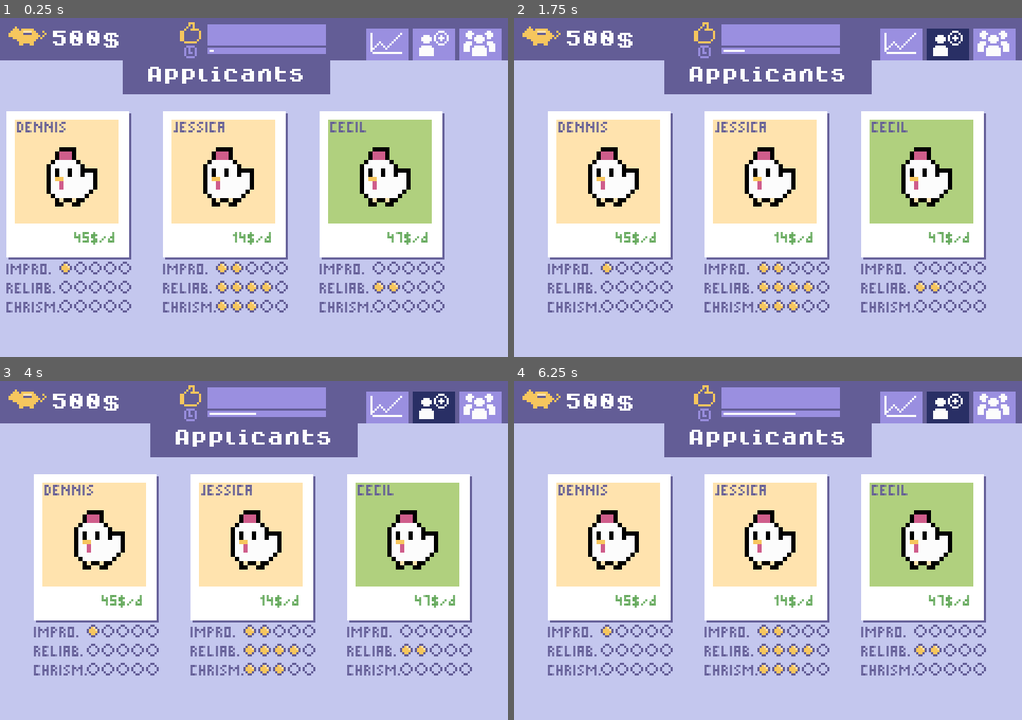
Above: before the commit, frames 1-4 (two rows, left to right).
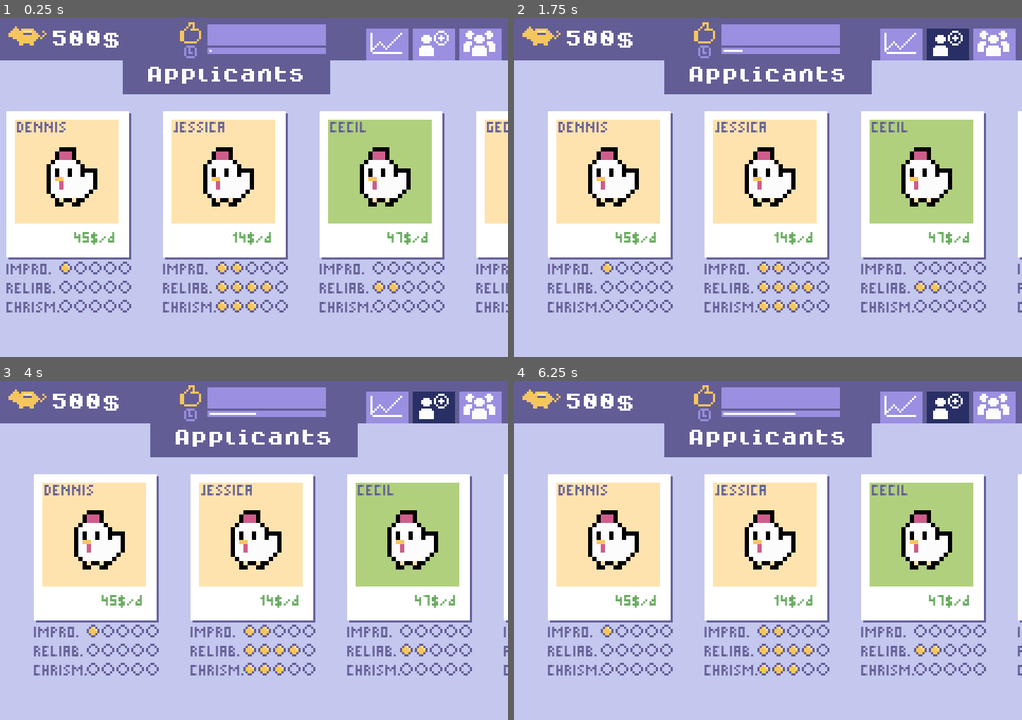
Above: after the commit, the same moments.

Repository: Milchreis/Mascot-Management
Game: Godot game, scene res://scenes/MainScene.tscn
Same seed, same stepped clock (60 frames per second), same inputs: the game is played once before the commit and once after it.
Inputs (mouse positions are in pixels of both pictures, inside the frame that each line leads up to):
- Up to frame 1 (0.25 s): no input
- Up to frame 2 (1.75 s): click (900, 45) at 0.5 s; click (945, 45) at 1.25 s
- Up to frame 3 (4 s): click (482, 408) at 2 s; click (386, 408) at 2.75 s; click (431, 408) at 3.5 s
- Up to frame 4 (6.25 s): click (996, 408) at 4.25 s; click (900, 408) at 5 s; click (945, 408) at 5.75 s

The runs differ from the first frame. In frame 1, 3.0% of the frame differs, in the area x 41-100%, y 9-87%; in frame 2, 0.4%; in frame 3, 0.4%; in frame 4, 0.4%.

Commit message:
Sound and animation on balance changes

Diff:
--- /dev/null
+++ b/gfx/Scroll_theme.tres
@@ -0,0 +1,23 @@
+[gd_resource type="Theme" load_steps=6 format=2]
+
+[sub_resource type="StyleBoxFlat" id=7]
+bg_color = Color( 0.388235, 0.364706, 0.588235, 1 )
+expand_margin_left = 8.0
+
+[sub_resource type="StyleBoxEmpty" id=11]
+
+[sub_resource type="StyleBoxEmpty" id=12]
+
+[sub_resource type="StyleBoxFlat" id=8]
+bg_color = Color( 0.768627, 0.780392, 0.933333, 1 )
+expand_margin_left = 8.0
+anti_aliasing = false
+
+[sub_resource type="StyleBoxLine" id=10]
+
+[resource]
+VScrollBar/styles/grabber = SubResource( 7 )
+VScrollBar/styles/grabber_highlight = SubResource( 11 )
+VScrollBar/styles/grabber_pressed = SubResource( 12 )
+VScrollBar/styles/scroll = SubResource( 8 )
+VScrollBar/styles/scroll_focus = SubResource( 10 )
--- a/scenes/Desk.tscn
+++ b/scenes/Desk.tscn
@@ -6,6 +6,7 @@
 [ext_resource path="res://gfx/balance.png" type="Texture" id=4]
 [ext_resource path="res://gfx/client-satisfaction.png" type="Texture" id=5]
 [ext_resource path="res://gfx/clock.png" type="Texture" id=6]
+[ext_resource path="res://sfx/positiveBalance.wav" type="AudioStream" id=7]
 
 [node name="Desk" type="Control"]
 margin_right = 240.0
@@ -52,7 +53,7 @@
 margin_right = 27.0
 margin_bottom = 2.0
 max_value = 1.0
-step = 0.01
+step = 0.001
 texture_under = ExtResource( 2 )
 texture_progress = ExtResource( 3 )
 nine_patch_stretch = true
@@ -108,3 +109,16 @@
 margin_bottom = 15.0
 theme = ExtResource( 1 )
 text = "5000$"
+
+[node name="ChangeAmount" type="Label" parent="Appbar/Balance"]
+visible = false
+margin_left = 24.0
+margin_top = 7.0
+margin_right = 75.0
+margin_bottom = 15.0
+theme = ExtResource( 1 )
+text = "5000$"
+
+[node name="PositiveBalancePlayer" type="AudioStreamPlayer" parent="Appbar/Balance"]
+stream = ExtResource( 7 )
+volume_db = -40.0
--- a/scenes/MainScene.tscn
+++ b/scenes/MainScene.tscn
@@ -15,28 +15,8 @@
 [ext_resource path="res://gfx/employees_btn.png" type="Texture" id=13]
 [ext_resource path="res://gfx/graphs_btn.png" type="Texture" id=14]
 [ext_resource path="res://scripts/Stats.gd" type="Script" id=15]
-
-[sub_resource type="StyleBoxFlat" id=7]
-bg_color = Color( 0.388235, 0.364706, 0.588235, 1 )
-expand_margin_left = 8.0
-
-[sub_resource type="StyleBoxEmpty" id=11]
-
-[sub_resource type="StyleBoxEmpty" id=12]
-
-[sub_resource type="StyleBoxFlat" id=8]
-bg_color = Color( 0.768627, 0.780392, 0.933333, 1 )
-expand_margin_left = 8.0
-anti_aliasing = false
-
-[sub_resource type="StyleBoxLine" id=10]
-
-[sub_resource type="Theme" id=9]
-VScrollBar/styles/grabber = SubResource( 7 )
-VScrollBar/styles/grabber_highlight = SubResource( 11 )
-VScrollBar/styles/grabber_pressed = SubResource( 12 )
-VScrollBar/styles/scroll = SubResource( 8 )
-VScrollBar/styles/scroll_focus = SubResource( 10 )
+[ext_resource path="res://gfx/Scroll_theme.tres" type="Theme" id=16]
+[ext_resource path="res://sfx/click.wav" type="AudioStream" id=17]
 
 [node name="MainScene" type="Node2D"]
 script = ExtResource( 3 )
@@ -53,6 +33,11 @@
 
 [node name="Desk" parent="." instance=ExtResource( 1 )]
 script = ExtResource( 4 )
+
+[node name="ClickPlayer" type="AudioStreamPlayer" parent="Desk"]
+stream = ExtResource( 17 )
+volume_db = -15.0
+pitch_scale = 0.5
 
 [node name="StatisticsBtn" type="Button" parent="Desk"]
 margin_left = 173.0
@@ -186,8 +171,22 @@
 text = "You have no employees"
 align = 1
 
-[node name="PolaroidList" type="Node2D" parent="Areas/Inventory"]
-position = Vector2( 10, 26 )
+[node name="PolaroidList" type="ScrollContainer" parent="Areas/Inventory"]
+anchor_left = 0.5
+anchor_right = 0.5
+margin_left = -110.0
+margin_top = 21.0
+margin_right = 110.0
+margin_bottom = 141.0
+rect_min_size = Vector2( 220, 120 )
+theme = ExtResource( 16 )
+
+[node name="GridContainer" type="GridContainer" parent="Areas/Inventory/PolaroidList"]
+margin_right = 220.0
+margin_bottom = 120.0
+size_flags_horizontal = 3
+size_flags_vertical = 3
+columns = 3
 
 [node name="MascotDetails" type="Control" parent="Areas"]
 margin_left = 480.0
@@ -295,7 +294,7 @@
 margin_right = 239.0
 margin_bottom = 141.0
 rect_min_size = Vector2( 130, 113 )
-theme = SubResource( 9 )
+theme = ExtResource( 16 )
 scroll_horizontal_enabled = false
 
 [node name="Wrapper" type="VBoxContainer" parent="Areas/MascotDetails/Events"]
--- a/scenes/Polaroid.tscn
+++ b/scenes/Polaroid.tscn
@@ -15,7 +15,8 @@
 
 [node name="Polaroid" type="Control"]
 margin_right = 59.0
-margin_bottom = 70.0
+margin_bottom = 9.0
+rect_min_size = Vector2( 59, 70 )
 script = ExtResource( 1 )
 __meta__ = {
 "_edit_horizontal_guides_": [ 62.0 ],
--- a/scripts/Desk.gd
+++ b/scripts/Desk.gd
@@ -1,13 +1,40 @@
 extends Control
 
 var model:GameModel
-
-func _ready():
-	pass # Replace with function body.
+var lastBalance := 500
 
 func _process(_delta):
 	updateSatisfactionView()
 	updateBalanceView()
+
+func onDayPassed():
+	var diff = model.balance - lastBalance
+	if diff == 0: return
+
+	var label = $Appbar/Balance/ChangeAmount
+	label.text = str(diff) + "$"
+	label.rect_position = $Appbar/Balance/Amount.rect_position
+	label.visible = true
+
+	var tween := create_tween() \
+		.set_trans(Tween.TRANS_CUBIC) \
+		.set_ease(Tween.EASE_OUT) \
+		.set_parallel()
+
+	var targetPosition
+
+	if sign(diff) == -1:
+		label.add_color_override("font_color", Color("cf5d8b"))
+		targetPosition = Vector2(label.rect_position.x, 40)
+	elif sign(diff) == 1:
+		label.add_color_override("font_color", Color("b0d07e"))
+		targetPosition = Vector2(label.rect_position.x, -20)
+		$Appbar/Balance/PositiveBalancePlayer.play()
+
+	tween.tween_property(label, "visible", false, 1.5)
+	tween.tween_property(label, "rect_position", targetPosition, 1.5)
+
+	lastBalance = model.balance
 
 func updateSatisfactionView() -> void:
 	$Appbar/ClientSatisfaction/Background/Progess.value = model.getClientSatisfaction()
--- a/scripts/Inventory.gd
+++ b/scripts/Inventory.gd
@@ -6,6 +6,7 @@
 var model:GameModel
 
 func onOpen():
+	onClose()
 	for i in range(0, model.employees.size()):
 		var employee = model.employees[i]
 		var x = i % 4
@@ -17,12 +18,12 @@
 		polaroid.rect_position.x = x * (polaroid.rect_size.x + gap)
 		polaroid.rect_position.y = y * (polaroid.rect_size.y + gap)
 		polaroid.connect("select", self, "onSelect")
-		$PolaroidList.add_child(polaroid)
+		$PolaroidList/GridContainer.add_child(polaroid)
 
 	$noEmployees.visible = model.employees.size() == 0
 
 func onClose():
-	for child in $PolaroidList.get_children():
+	for child in $PolaroidList/GridContainer.get_children():
 		child.disconnect("select", self, "onSelect")
 		child.queue_free()
 
--- a/scripts/JobApplication.gd
+++ b/scripts/JobApplication.gd
@@ -40,7 +40,7 @@
 			var tween := create_tween() \
 				.set_trans(Tween.TRANS_CUBIC) \
 				.set_ease(Tween.EASE_OUT) \
-				.tween_property(application, "rect_position", Vector2(240, application.rect_min_size.y), 0.4) \
+				.tween_property(application, "rect_position", Vector2(240, 0), 0.4) \
 				.connect("finished", self, "clearLastHired")
 
 func clearLastHired():
--- a/scripts/MainScene.gd
+++ b/scripts/MainScene.gd
@@ -6,6 +6,7 @@
 
 func _ready():
 	add_child(model)
+	model.connect("day_passed", $Desk, "onDayPassed")
 
 	$Desk.model = model
 	$Areas/Stats.model = model
@@ -13,7 +14,7 @@
 	$Areas/Inventory.model = model
 	$Areas/MascotDetails.model = model
 
-	$Areas/JobApplication.createPool(3)
+	$Areas/JobApplication.createPool(4)
 	onOpenJobApplication()
 
 func _process(_delta):
@@ -22,6 +23,7 @@
 
 func onOpenStatistics():
 	slideTo(240)
+	$Desk/ClickPlayer.play()
 	$Areas/JobApplication.onClose()
 	$Areas/MascotDetails.onClose()
 	$Areas/Inventory.onClose()
@@ -29,6 +31,7 @@
 
 func onOpenInventory():
 	slideTo(-240)
+	$Desk/ClickPlayer.play()
 	$Areas/JobApplication.onClose()
 	$Areas/MascotDetails.onClose()
 	$Areas/Stats.onClose()
@@ -36,6 +39,7 @@
 
 func onOpenJobApplication():
 	slideTo(0)
+	$Desk/ClickPlayer.play()
 	$Areas/Inventory.onClose()
 	$Areas/MascotDetails.onClose()
 	$Areas/Stats.onClose()
@@ -43,6 +47,7 @@
 
 func onOpenMascotDetails(mascot:Mascot):
 	slideTo(-480)
+	$Desk/ClickPlayer.play()
 	$Areas/Inventory.onClose()
 	$Areas/JobApplication.onClose()
 	$Areas/Stats.onClose()
--- a/scripts/Polaroid.gd
+++ b/scripts/Polaroid.gd
@@ -17,6 +17,9 @@
 	$salary.text = str(mascot.salaryPerDay) + "$/d"
 	$name.text = mascot.nickname.to_upper()
 	$pic.color = mascot.bgColor
+
+	if showStats: $hoverBg.rect_size.y = 105
+	else: $hoverBg.rect_size.y = rect_min_size.y
 
 	createStats($StatsPanel/improPosition, mascot.improvisation)
 	createStats($StatsPanel/reliabPosition, mascot.reliable)
Not shown: 1 places in scenes/Desk.tscn that only renumber resources
Not shown: 1 places in scenes/MainScene.tscn that only renumber resources
Not shown, added: sfx/click.wav.import
Not shown, added: sfx/positiveBalance.wav.import
Not shown, added: sfx/click.wav
Not shown, added: sfx/positiveBalance.wav
